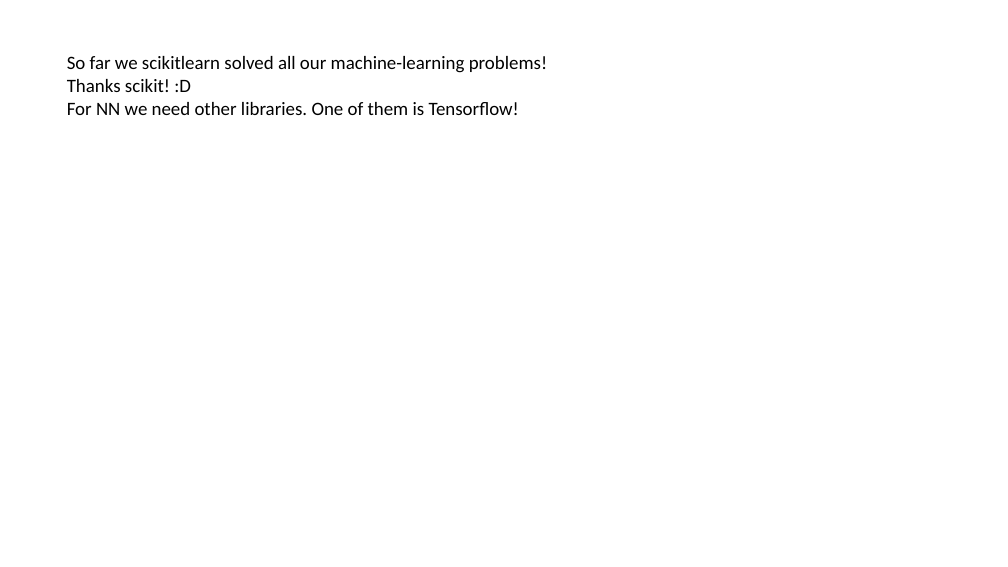
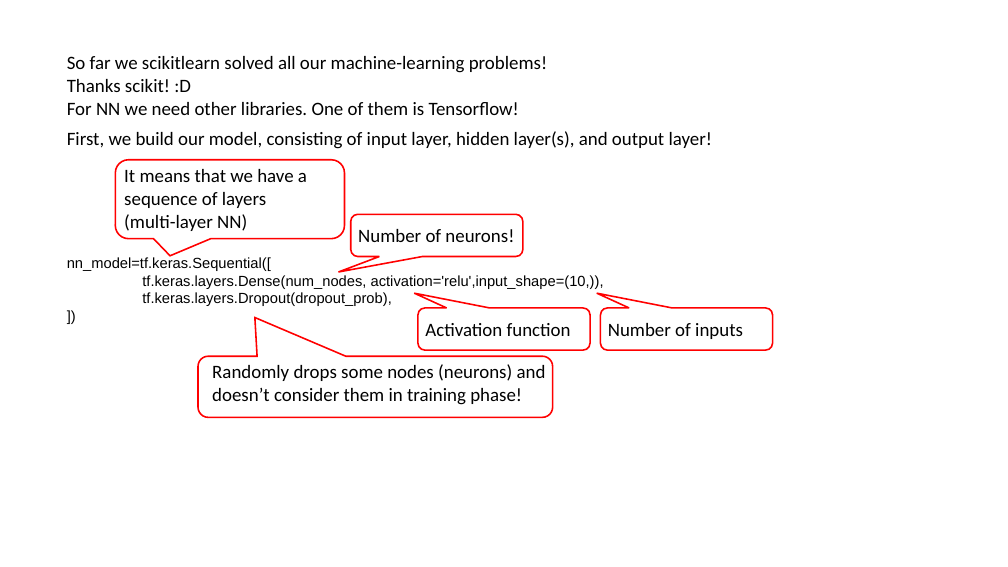
Before and after one commit to Asieh-Daneshi/MachineLearningMaterial, a slide deck: slide 7 of S3_Session3.pptx. Drawn at 1008x567 pixels with LibreOffice and Linux fonts; fonts in the diff are those of the drawing. Boxes give left, top, right and bottom in pixels: in the first picture for what was removed or moved away, otherwise in the second. Text is boxed around its words. In the diff, an @@ line names an element or a change of style, - is before the commit and + after.

Commit message:
slides updated

```diff
--- a/S3_Session3.pptx
+++ b/S3_Session3.pptx
@@ text added at bbox=[67, 131, 712, 149], 18 pt, text #000000 @@
+First, we build our model, consisting of input layer, hidden layer(s), and output layer!
@@ rounded speech box added at bbox=[116, 160, 345, 238], outline #FF0000 1.5 pt @@
@@ text added at bbox=[124, 169, 307, 231], 18 pt, text #000000 @@
+It means that we have a sequence of layers
+(multi-layer NN)
@@ rounded speech box added at bbox=[351, 215, 523, 257], outline #FF0000 1.5 pt @@
@@ text added at bbox=[358, 229, 514, 242], 18 pt, text #000000 @@
+Number of neurons!
@@ text added at bbox=[67, 256, 604, 306], 14 pt, text #000000 @@
+nn_model=tf.keras.Sequential([
+tf.keras.layers.Dense(num_nodes, activation='relu',input_shape=(10,)),
+tf.keras.layers.Dropout(dropout_prob),
+])
@@ rounded speech box added at bbox=[418, 308, 591, 350], outline #FF0000 1.5 pt @@
@@ text added at bbox=[425, 323, 571, 336], 18 pt, text #000000 @@
+Activation function
@@ rounded speech box added at bbox=[600, 308, 773, 350], outline #FF0000 1.5 pt @@
@@ text added at bbox=[608, 323, 743, 339], 18 pt, text #000000 @@
+Number of inputs
@@ rounded speech box added at bbox=[198, 356, 553, 417], outline #FF0000 1.5 pt @@
@@ text added at bbox=[212, 364, 546, 405], 18 pt, text #000000 @@
+Randomly drops some nodes (neurons) and doesn’t consider them in training phase!
```
Also in this commit, not shown: 3 slides added.
